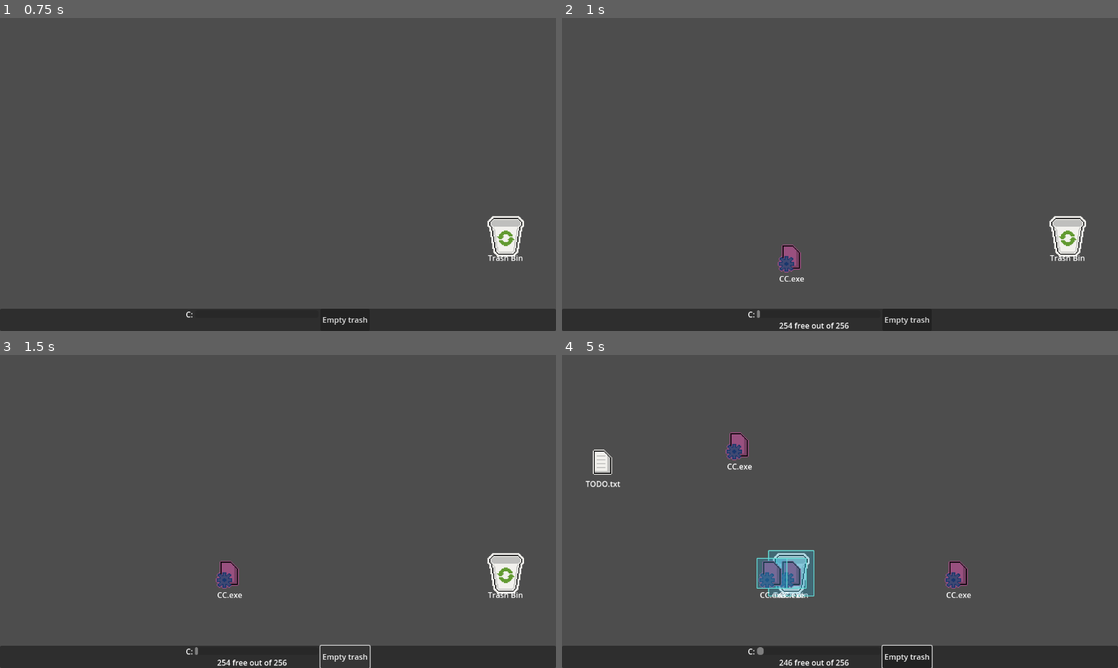
Above: before the commit, frames 1-4 (two rows, left to right).
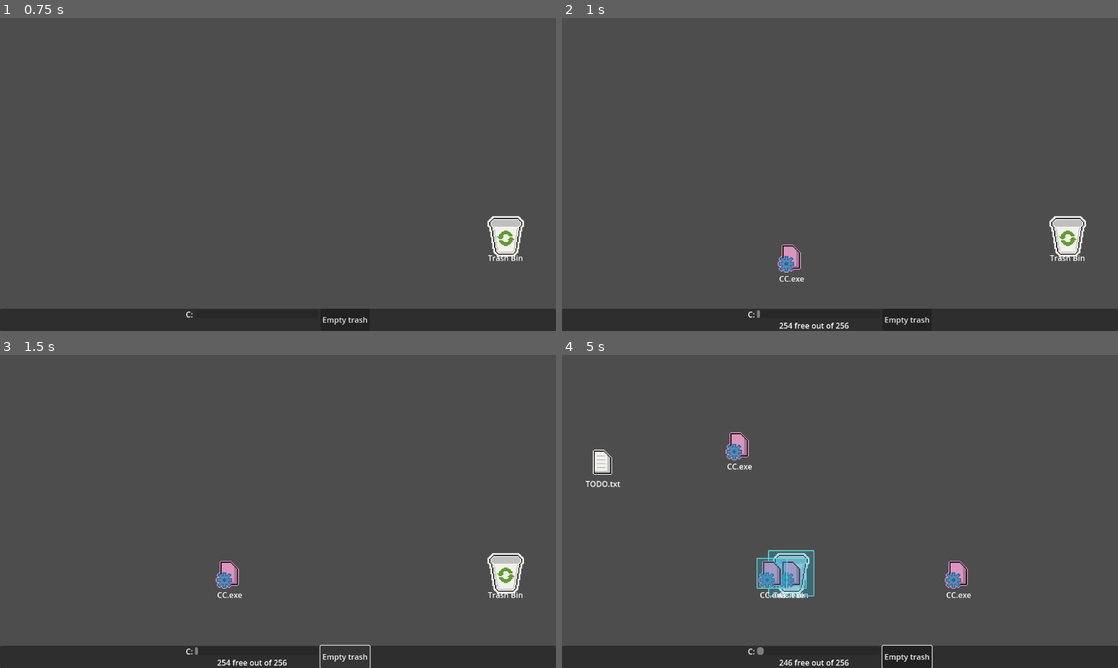
Above: after the commit, the same moments.

Repository: VileOar/ludum-dare-54
Game: Godot game, scene res://scenes/main.tscn
Two runs of this game, one before a commit and one after it. Both use one fixed random seed, a clock stepped at 60 frames per second and the inputs below.
Inputs (mouse positions are in pixels of both pictures, inside the frame that each line leads up to):
- Up to frame 1 (0.75 s): click "Ok" at 0.5 s
- Up to frame 2 (1 s): no input
- Up to frame 3 (1.5 s): click "Empty trash" at 1.25 s
- Up to frame 4 (5 s): click "Empty trash" at 2 s; click "Empty trash" at 2.75 s; tap Enter at 3.5 s; drag from (1067, 574) to (789, 574) at 3.52 s; drag from (728, 527) to (789, 574) at 4.27 s

Frame 1 is identical in both runs. In frame 2, 0.3% of the frame differs, in the area x 38-43%, y 72-82%; in frame 3, 0.3%; in frame 4, 1.0%, in the area x 29-73%, y 24-75%.

Commit message:
added a few more tweaks

Diff:
--- a/scripts/autoloads/global.gd
+++ b/scripts/autoloads/global.gd
@@ -20,6 +20,7 @@
 
 
 const EXPLODE_SPEED = 480.0
+const CORRUPTED_COLOUR = "e69ecd"
 
 const file_properties = {
 	FileTypes.NORMAL: [
--- a/scripts/corrupted_file.gd
+++ b/scripts/corrupted_file.gd
@@ -7,7 +7,7 @@
 
 func _ready():
 	super._ready()
-	_anim.modulate = Color("a15589")
+	_anim.modulate = Color(Global.CORRUPTED_COLOUR)
 
 func delete():
 	match type:
Binary file changed: assets/aseprite/desktop_panels.aseprite
